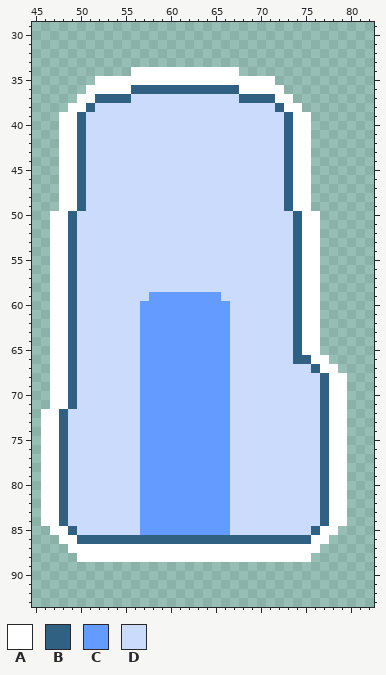
Two versions of one pixel-art file, sprites/pedal_throttle.aseprite. The first picture shows the starting point.
124x124 pixels, 1 frame. Shown: x 45..82, y 29..93.
Palette (. is transparent): A #ffffff  B #306082  C #639bff  D #cbdbfc
Pixels before, first column x 46:
34 ..........AAAAAAAAAAAA............
35 ......AAAAAAAAAAAAAAAAAAAA........
36 .....AAAAABBBBBBBBBBBBAAAAA.......
37 ....AABBBBDDDDDDDDDDDDBBBBAA......
38 ...AABDDDDDDDDDDDDDDDDDDDDBAA.....
39 ..AABDDDDDDDDDDDDDDDDDDDDDDBAA....
40 ..AABDDDDDDDDDDDDDDDDDDDDDDBAA....
41 ..AABDDDDDDDDDDDDDDDDDDDDDDBAA....
42 ..AABDDDDDDDDDDDDDDDDDDDDDDBAA....
43 ..AABDDDDDDDDDDDDDDDDDDDDDDBAA....
44 ..AABDDDDDDDDDDDDDDDDDDDDDDBAA....
45 ..AABDDDDDDDDDDDDDDDDDDDDDDBAA....
46 ..AABDDDDDDDDDDDDDDDDDDDDDDBAA....
47 ..AABDDDDDDDDDDDDDDDDDDDDDDBAA....
48 ..AABDDDDDDDDDDDDDDDDDDDDDDBAA....
49 ..AABDDDDDDDDDDDDDDDDDDDDDDBAA....
50 .AABDDDDDDDDDDDDDDDDDDDDDDDDBAA...
51 .AABDDDDDDDDDDDDDDDDDDDDDDDDBAA...
52 .AABDDDDDDDDDDDDDDDDDDDDDDDDBAA...
53 .AABDDDDDDDDDDDDDDDDDDDDDDDDBAA...
54 .AABDDDDDDDDDDDDDDDDDDDDDDDDBAA...
55 .AABDDDDDDDDDDDDDDDDDDDDDDDDBAA...
56 .AABDDDDDDDDDDDDDDDDDDDDDDDDBAA...
57 .AABDDDDDDDDDDDDDDDDDDDDDDDDBAA...
58 .AABDDDDDDDDDDDDDDDDDDDDDDDDBAA...
59 .AABDDDDDDDDCCCCCCCCDDDDDDDDBAA...
60 .AABDDDDDDDCCCCCCCCCCDDDDDDDBAA...
61 .AABDDDDDDDCCCCCCCCCCDDDDDDDBAA...
62 .AABDDDDDDDCCCCCCCCCCDDDDDDDBAA...
63 .AABDDDDDDDCCCCCCCCCCDDDDDDDBAA...
64 .AABDDDDDDDCCCCCCCCCCDDDDDDDBAA...
65 .AABDDDDDDDCCCCCCCCCCDDDDDDDBAA...
66 .AABDDDDDDDCCCCCCCCCCDDDDDDDBBAA..
67 .AABDDDDDDDCCCCCCCCCCDDDDDDDDDBAA.
68 .AABDDDDDDDCCCCCCCCCCDDDDDDDDDDBAA
69 .AABDDDDDDDCCCCCCCCCCDDDDDDDDDDBAA
70 .AABDDDDDDDCCCCCCCCCCDDDDDDDDDDBAA
71 .AABDDDDDDDCCCCCCCCCCDDDDDDDDDDBAA
72 AABDDDDDDDDCCCCCCCCCCDDDDDDDDDDBAA
73 AABDDDDDDDDCCCCCCCCCCDDDDDDDDDDBAA
74 AABDDDDDDDDCCCCCCCCCCDDDDDDDDDDBAA
75 AABDDDDDDDDCCCCCCCCCCDDDDDDDDDDBAA
76 AABDDDDDDDDCCCCCCCCCCDDDDDDDDDDBAA
77 AABDDDDDDDDCCCCCCCCCCDDDDDDDDDDBAA
78 AABDDDDDDDDCCCCCCCCCCDDDDDDDDDDBAA
79 AABDDDDDDDDCCCCCCCCCCDDDDDDDDDDBAA
80 AABDDDDDDDDCCCCCCCCCCDDDDDDDDDDBAA
81 AABDDDDDDDDCCCCCCCCCCDDDDDDDDDDBAA
82 AABDDDDDDDDCCCCCCCCCCDDDDDDDDDDBAA
83 AABDDDDDDDDCCCCCCCCCCDDDDDDDDDDBAA
84 AABDDDDDDDDCCCCCCCCCCDDDDDDDDDDBAA
85 .AABDDDDDDDCCCCCCCCCCDDDDDDDDDBAA.
86 ..AABBBBBBBBBBBBBBBBBBBBBBBBBBAA..
87 ...AAAAAAAAAAAAAAAAAAAAAAAAAAAA...
88 ....AAAAAAAAAAAAAAAAAAAAAAAAAA....
New version:
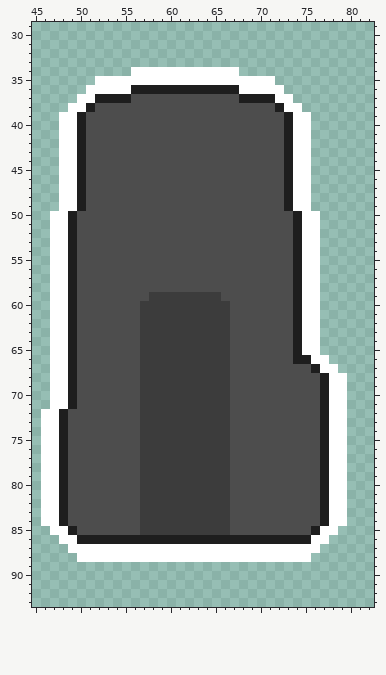
From old to new:
colour B: #306082 -> #1e1e1e
colour C: #639bff -> #3c3c3c
colour D: #cbdbfc -> #4d4d4d
Pixel boxes of the changes (left, top, right, bottom) in both pictures:
changed: (59, 85, 329, 544)
